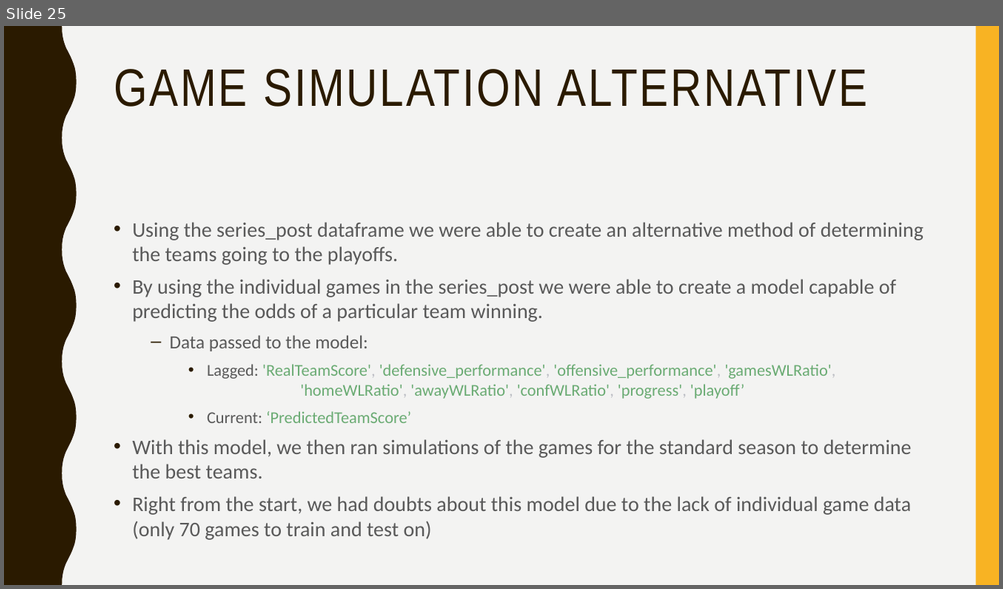
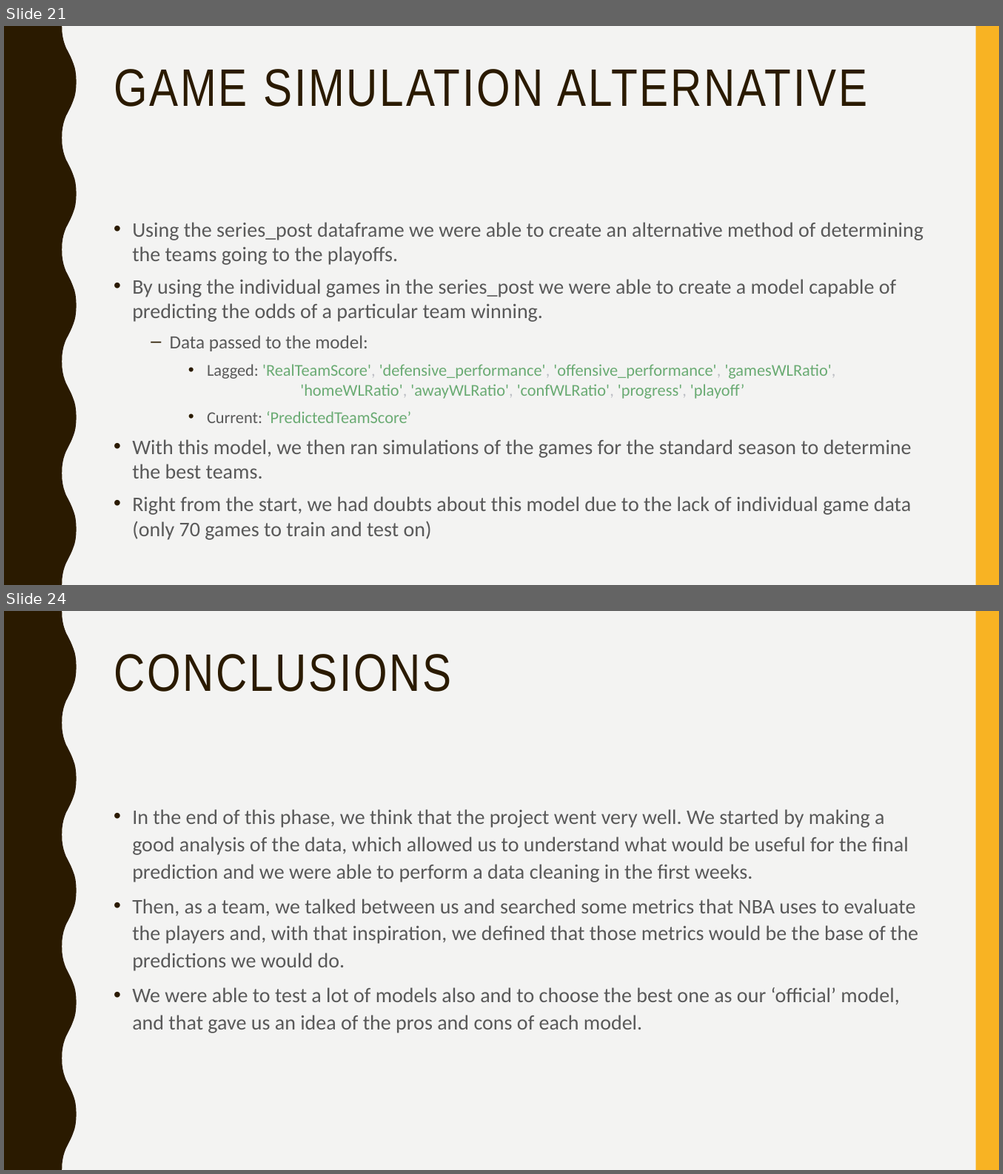
Before and after one commit to afs202005277/AC, a slide deck: ppt projeto.pptx. Shown one above the other, each under a label of ours: slide 25 before the commit, slides 21 and 24 after it; the slides between them are not shown. The pictures are 1003x589 and 1003x1174 pixels, drawn with LibreOffice and Linux fonts; fonts in the diff are those of the drawing. Boxes give left, top, right and bottom in pixels: in the first picture for what was removed or moved away, otherwise in the second. Text is boxed around its words. In the diff, an @@ line names an element or a change of style, - is before the commit and + after.

```diff
--- a/ppt projeto.pptx
+++ b/ppt projeto.pptx
@@ slide 24 added at <box>4,611,999,1170</box>, background #F3F3F2; not listed: 2 template elements that a slide beside it also shows @@
@@ title added at <box>114,654,452,692</box>, 51 pt, text #2A1A00 @@
+CONCLUSIONS
@@ text added at <box>132,809,918,1034</box>, 20 pt, text #595959 @@
+• In the end of this phase, we think that the project went very well. We started by making a good analysis of the data, which allowed us to understand what would be useful for the final prediction and we were able to perform a data cleaning in the first weeks.
+• Then, as a team, we talked between us and searched some metrics that NBA uses to evaluate the players and, with that inspiration, we defined that those metrics would be the base of the predictions we would do.
+• We were able to test a lot of models also and to choose the best one as our ‘official’ model, and that gave us an idea of the pros and cons of each model.
@@ what was slide 25 is now slide 21 @@
```
Also in this commit, not shown: 1 slide changed, 18 other slides added, 4 slides removed, 1 other file.
